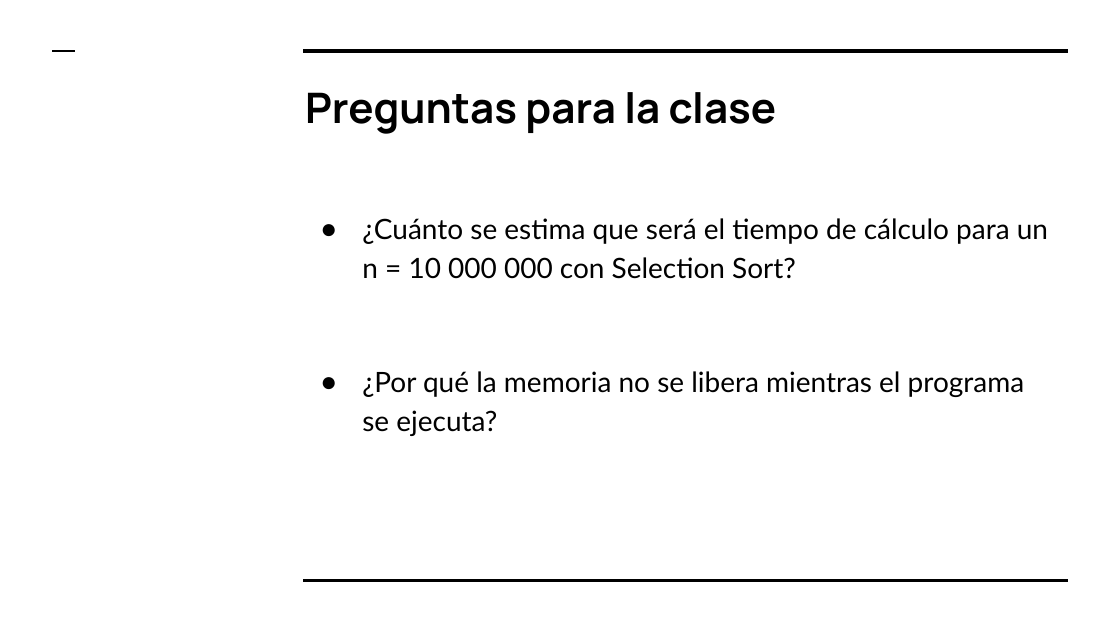
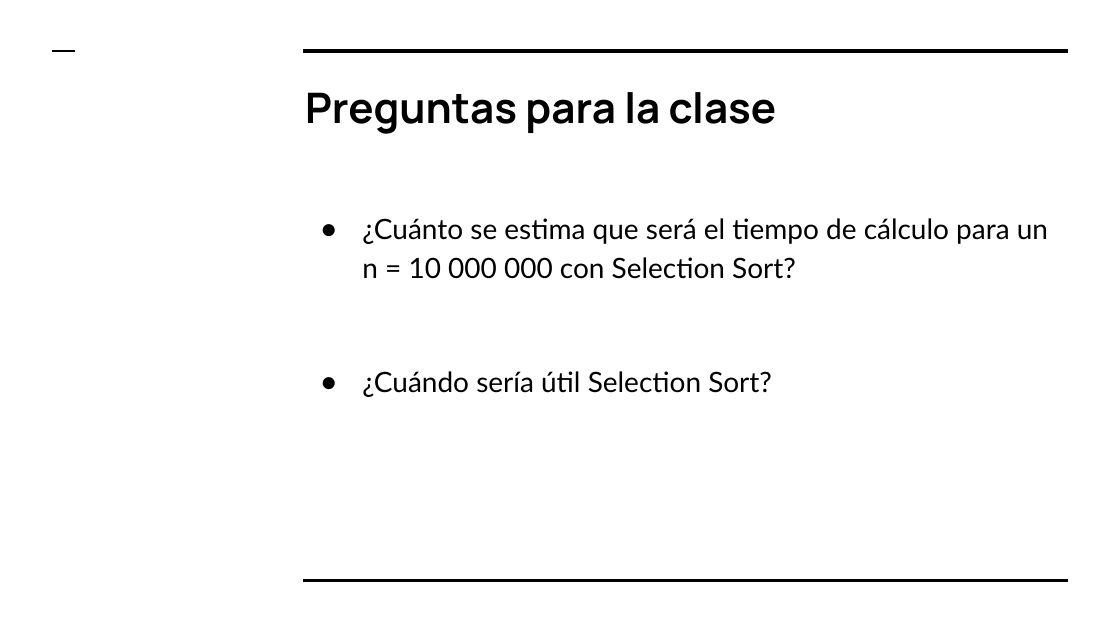
Before and after one commit to TheJoigoMan/aed-repo, a slide deck: slide 18 of Tarea Ordenamiento/Práctica de ordenamiento.pptx (slide 16 before the commit). Drawn at 1120x630 pixels with LibreOffice and Linux fonts; fonts in the diff are those of the drawing. Boxes give left, top, right and bottom in pixels: in the first picture for what was removed or moved away, otherwise in the second. Text is boxed around its words. In the diff, an @@ line names an element or a change of style, - is before the commit and + after.

```diff
--- a/Tarea Ordenamiento/Práctica de ordenamiento.pptx
+++ b/Tarea Ordenamiento/Práctica de ordenamiento.pptx
@@ text at (362,371,772,397): text changed @@
-● ¿Por qué la memoria no se libera mientras el programa se ejecuta?
+● ¿Cuándo sería útil Selection Sort?
```
Also in this commit, not shown: 4 other slides changed, 2 slides added, 1 slide removed, 3 other files.
